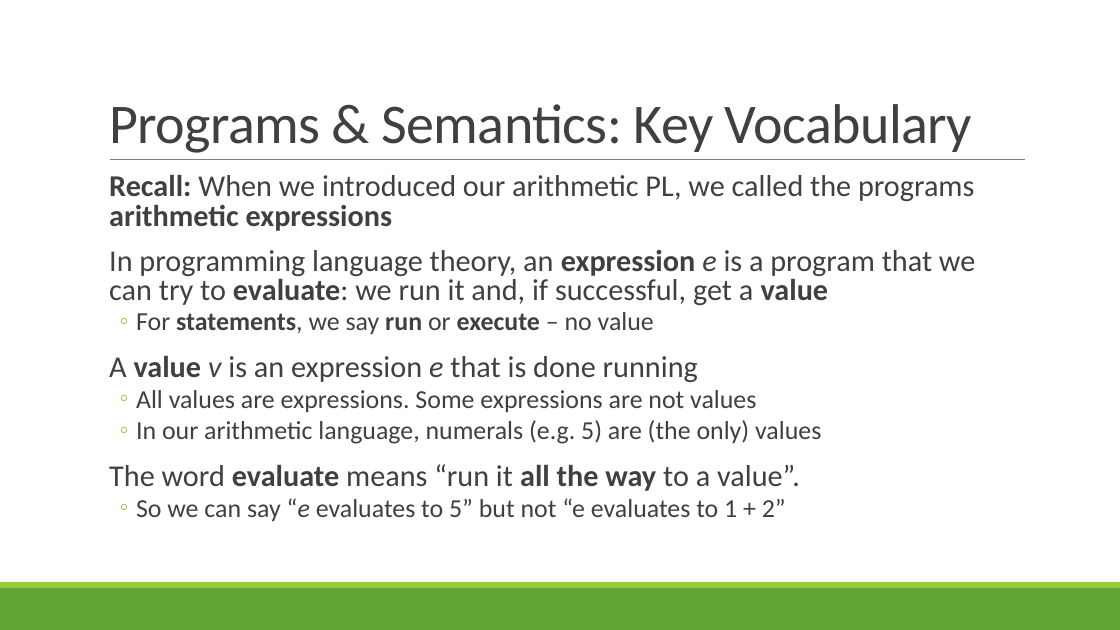
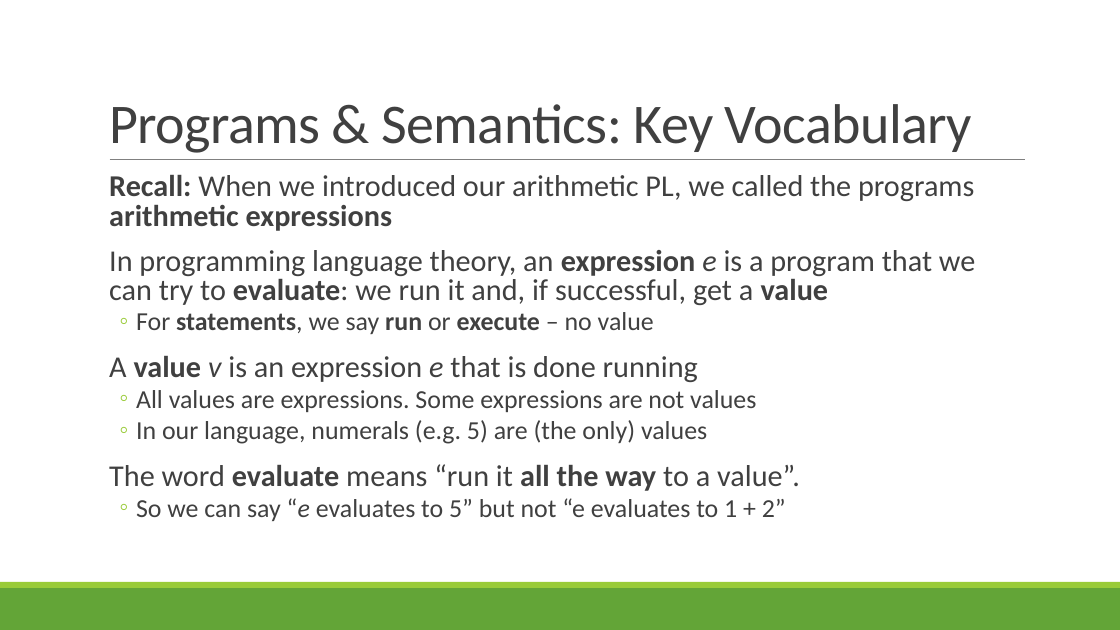
Before and after one commit to rbohrer/pl-course, a slide deck: slide 9 of LectureSlides/06OpSem.pptx. Drawn at 1120x630 pixels with LibreOffice and Linux fonts; fonts in the diff are those of the drawing. Boxes give left, top, right and bottom in pixels: in the first picture for what was removed or moved away, otherwise in the second. Text is boxed around its words. In the diff, an @@ line names an element or a change of style, - is before the commit and + after.

```diff
--- a/LectureSlides/06OpSem.pptx
+++ b/LectureSlides/06OpSem.pptx
@@ text at [136,420,707,444]: text changed @@
-  ◦ In our arithmetic language, numerals (e.g. 5) are (the only) values
+  ◦ In our language, numerals (e.g. 5) are (the only) values
```
Also in this commit, not shown: 2 other slides changed.
